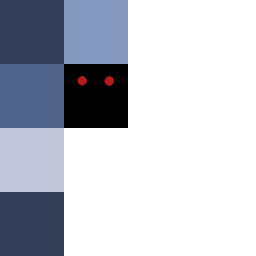
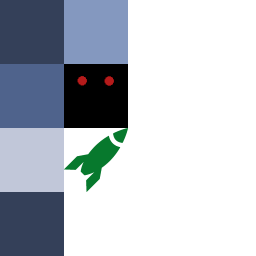
The second 256 x 256 image is a revision of the first. Changes to its layers:
added layer "Calque Copié" above "Arrière-plan" over [64, 128, 128, 192]
